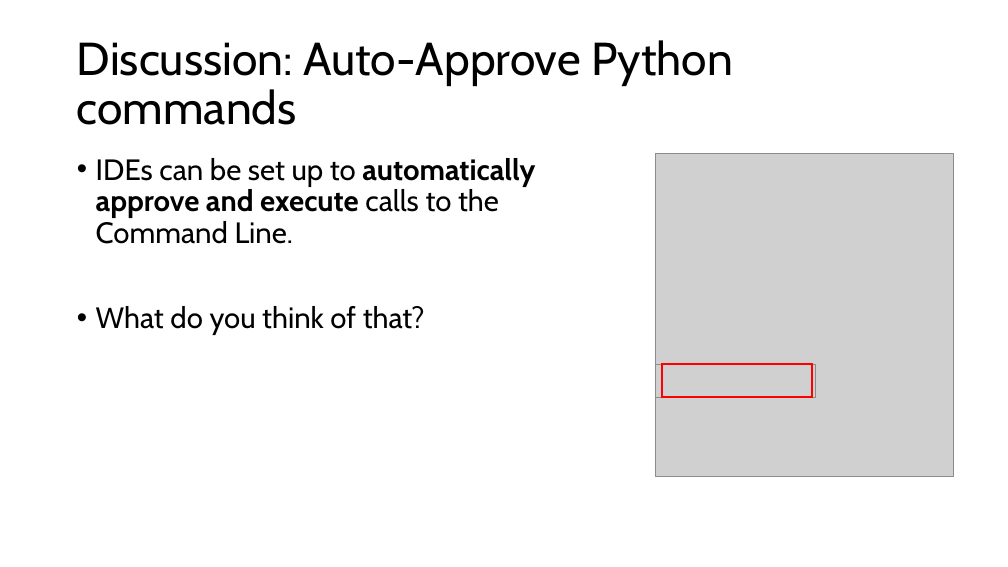
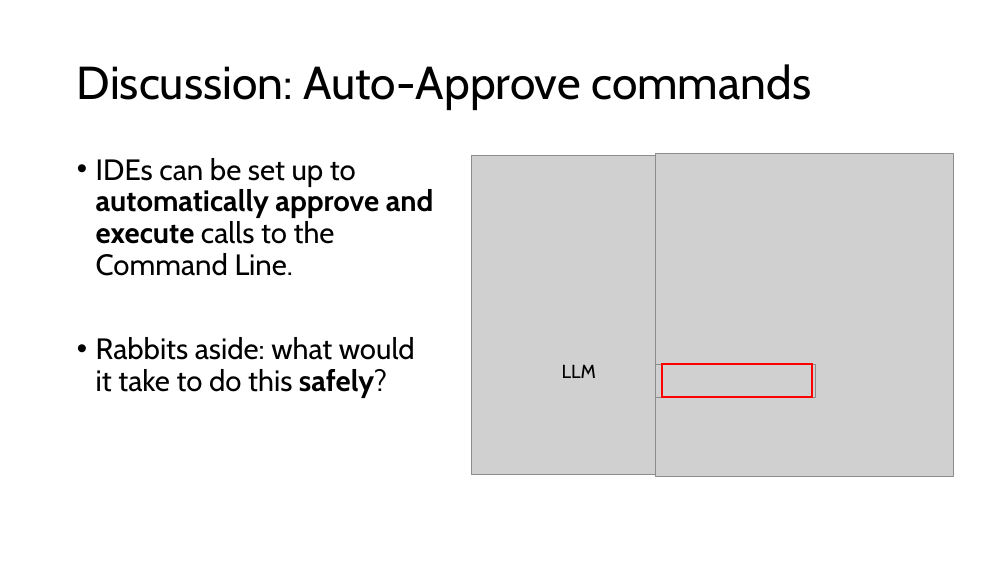
Before and after one commit to RHIT-southfej/csse290-ai, a slide deck: slide 14 of ClassMaterials/Week5/Agent Mode.pptx (slide 13 before the commit). Drawn at 1008x567 pixels with LibreOffice and Linux fonts; fonts in the diff are those of the drawing; grey boxes stand for pictures. Boxes give left, top, right and bottom in pixels: in the first picture for what was removed or moved away, otherwise in the second. Text is boxed around its words. In the diff, an @@ line names an element or a change of style, - is before the commit and + after.

```diff
--- a/ClassMaterials/Week5/Agent Mode.pptx
+++ b/ClassMaterials/Week5/Agent Mode.pptx
@@ title at bbox=[77, 64, 811, 110]: text changed @@
-Discussion: Auto-Approve Python commands
+Discussion: Auto-Approve commands
@@ picture added at bbox=[472, 156, 656, 474] @@
@@ text at bbox=[96, 337, 415, 398]: text changed @@
-• What do you think of that?
+• Rabbits aside: what would it take to do this safely?
@@ text added at bbox=[562, 364, 596, 378], 18 pt, text #000000 @@
+LLM
```
Also in this commit, not shown: 10 other slides changed, 3 slides added.
